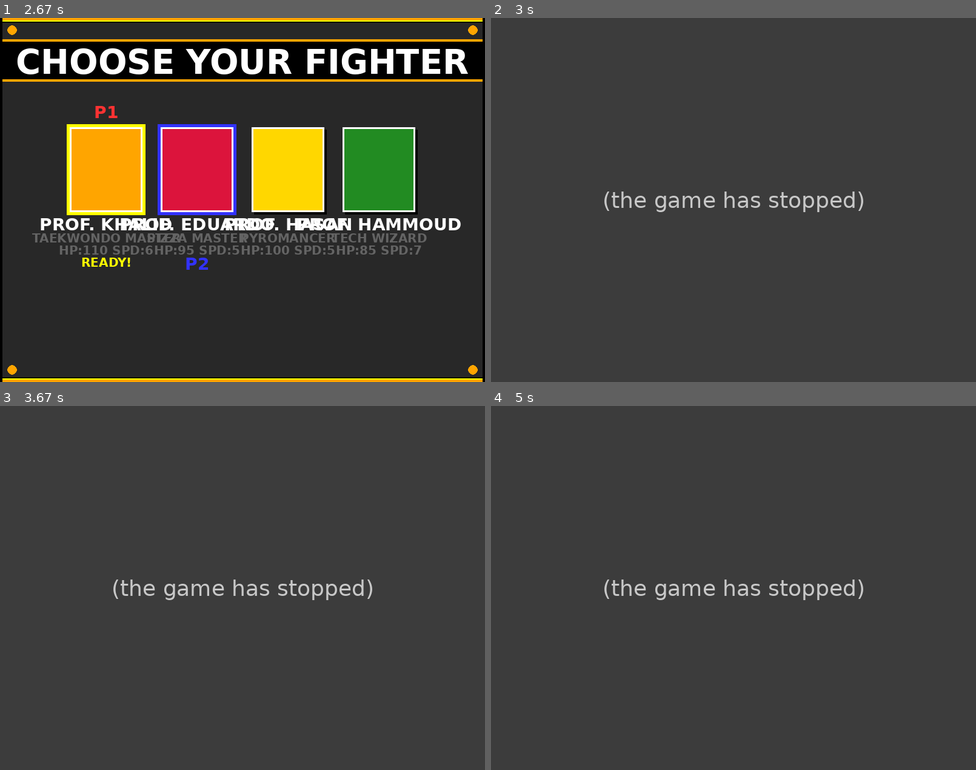
Above: before the commit, frames 1-4 (two rows, left to right).
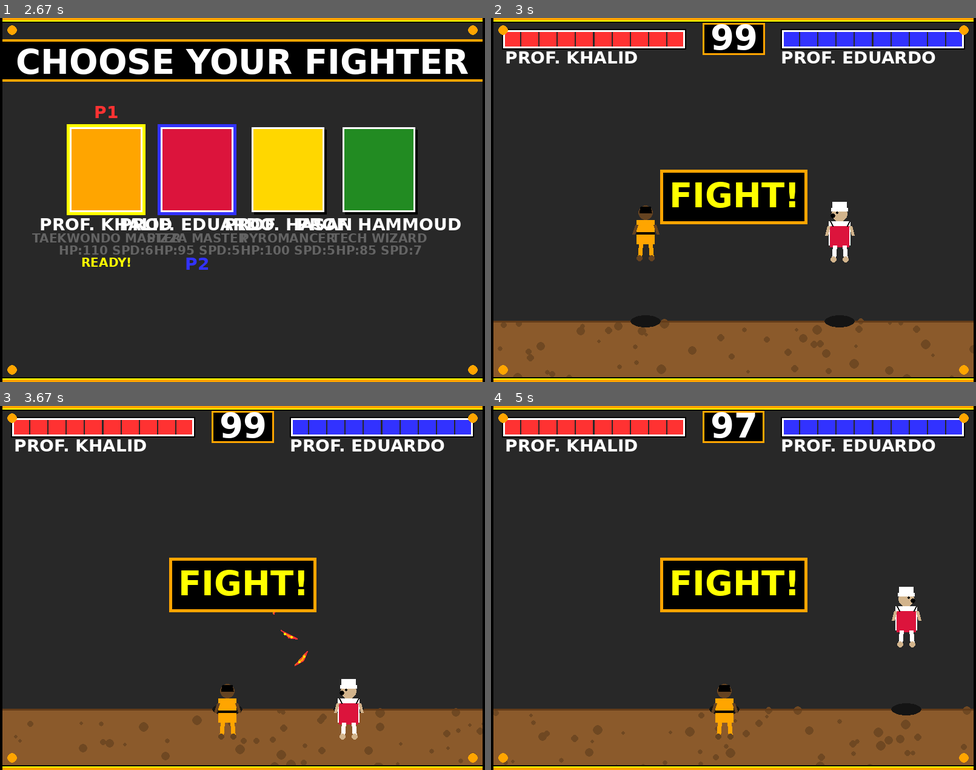
Above: after the commit, the same moments.

Repository: ymh1874/StreetFighter
Game: pygame game, started from main.py
Same seed, same stepped clock (60 frames per second), same inputs: the game is played once before the commit and once after it.
Inputs (mouse positions are in pixels of both pictures, inside the frame that each line leads up to):
- Up to frame 1 (2.67 s): tap Enter at 0.33 s; hold Right 0.67-1.13 s; move the mouse to (223, 214) at 0.7 s; hold Left 1.17-1.7 s; tap J at 1.23, 1.53, 1.8, 2.1, 2.23, 2.53 s; hold Left 1.73-2.13 s; hold Right from 2.17 s (still down); tap 1 at 2.32 s
- Up to frame 2 (3 s): release Right at 2.8 s; tap U at 2.83 s
- Up to frame 3 (3.67 s): tap 0 at 3.33 s
- Up to frame 4 (5 s): hold Left 3.67-4.13 s; tap J at 3.73, 4.03, 4.23, 4.53, 4.73 s; tap 1 at 3.82 s; hold Right 4.17-4.63 s; tap U at 4.32 s; hold Up 4.67-4.97 s

Frame 1 is identical in both runs. In frame 2, 31% of the frame differs, in the area x 0-100%, y 0-100%; in frame 3, 31%; in frame 4, 31%.
Error before the commit: UnboundLocalError: cannot access local variable 'SpinningKickEffect' where it is not associa...; the game stopped at 2.83 s (later frames are placeholders)

Commit message:
Fix missing imports for SpinningKickEffect, HitEffect, and Projectile
Co-authored-by: ymh1874 <193624725+ymh1874@users.noreply.github.com>

Diff:
--- a/game.py
+++ b/game.py
@@ -18,7 +18,7 @@
 import sys
 import random
 import config as c
-from entities import Fighter, Particle
+from entities import Fighter, Particle, SpinningKickEffect, HitEffect, Projectile
 from ui_components import Button, VintageTextRenderer, ArcadeFrame, ScanlineEffect
 from combat import CombatSystem
 
@@ -570,12 +570,10 @@
         if self.p1.health <= 0 or self.p2.health <= 0 or self.round_timer <= 0:
             # Add KO effect
             if self.p1.health <= 0:
-                from entities import HitEffect
                 self.hit_effects.append(HitEffect(self.p1.rect.centerx, self.p1.rect.centery - 50, 'ko', c.RED))
                 self.ko_slowdown = True
                 self.slowdown_timer = 30
             elif self.p2.health <= 0:
-                from entities import HitEffect
                 self.hit_effects.append(HitEffect(self.p2.rect.centerx, self.p2.rect.centery - 50, 'ko', c.BLUE))
                 self.ko_slowdown = True
                 self.slowdown_timer = 30
@@ -625,7 +623,6 @@
         self.p2.update()
 
         # Update and handle projectiles
-        from entities import Projectile, HitEffect
         for proj in self.projectiles[:]:
             proj.update()
             if not proj.active:
@@ -662,7 +659,6 @@
                 proj.active = False
 
         # Update special effects
-        from entities import SpinningKickEffect
         for effect in self.special_effects[:]:
             effect.update()
             if not effect.active:
@@ -756,7 +752,6 @@
             proj.draw(game_surface)
 
         # Draw special effects (spinning kick rotation)
-        from entities import SpinningKickEffect
         for effect in self.special_effects:
             if isinstance(effect, SpinningKickEffect):
                 # Draw rotation effect
